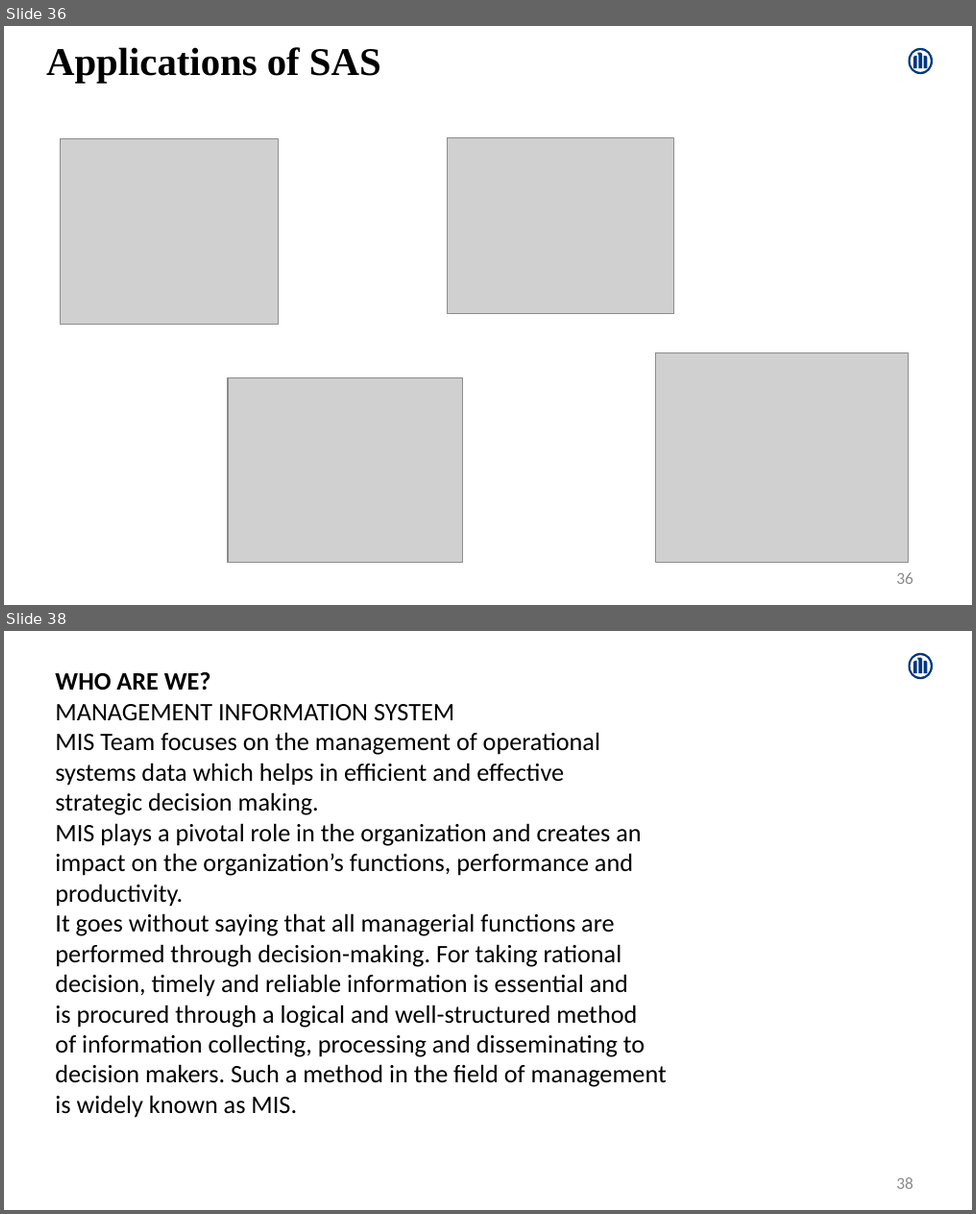
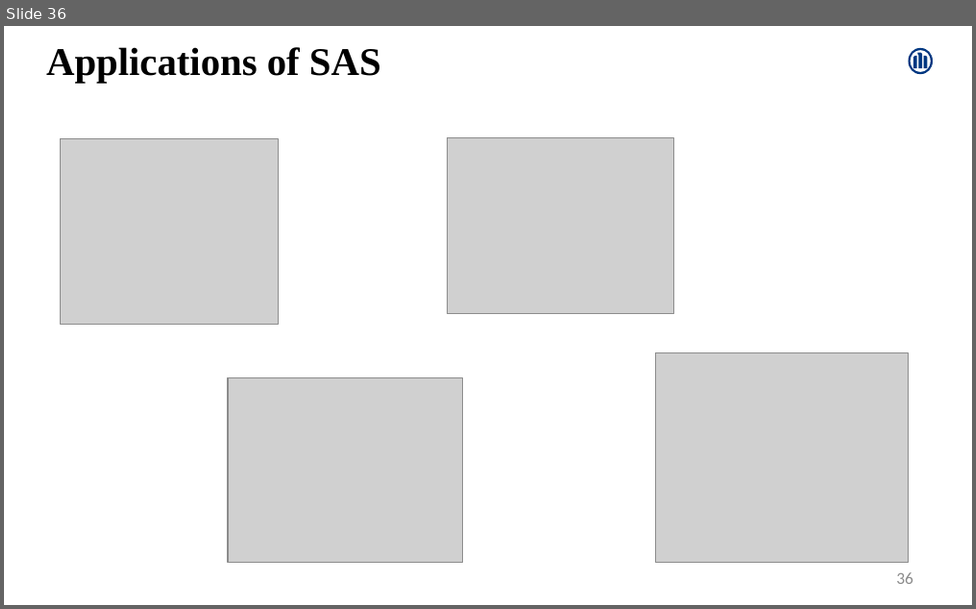
Before and after one commit to Amrutha-Mohan/UpdatedProjects, a slide deck: AmruthaMohan.pptx. Shown one above the other, each under a label of ours: slides 36 and 38 before the commit, slide 36 after it; the slides between them are not shown. The pictures are 976x1214 and 976x609 pixels, drawn with LibreOffice and Linux fonts; fonts in the diff are those of the drawing; grey boxes stand for pictures. Boxes give left, top, right and bottom in pixels: in the first picture for what was removed or moved away, otherwise in the second. Text is boxed around its words. In the diff, an @@ line names an element or a change of style, - is before the commit and + after.

```diff
--- a/AmruthaMohan.pptx
+++ b/AmruthaMohan.pptx
@@ slide 38 removed at box(4, 631, 972, 1210), background #FFFFFF; not listed: 1 template element that a slide beside it also shows @@
@@ text removed at box(55, 672, 666, 1118) @@
-WHO ARE WE?
-MANAGEMENT INFORMATION SYSTEM
-MIS Team focuses on the management of operational
-systems data which helps in efficient and effective
-strategic decision making.
-MIS plays a pivotal role in the organization and creates an
-impact on the organization’s functions, performance and
-productivity.
-It goes without saying that all managerial functions are
-performed through decision-making. For taking rational
-decision, timely and reliable information is essential and
-is procured through a logical and well-structured method
-of information collecting, processing and disseminating to
-decision makers. Such a method in the field of management
-is widely known as MIS.
@@ page number removed at box(896, 1177, 913, 1189) @@
-38
```
Also in this commit, not shown: 3 slides changed, 7 slides added, 8 other slides removed.
